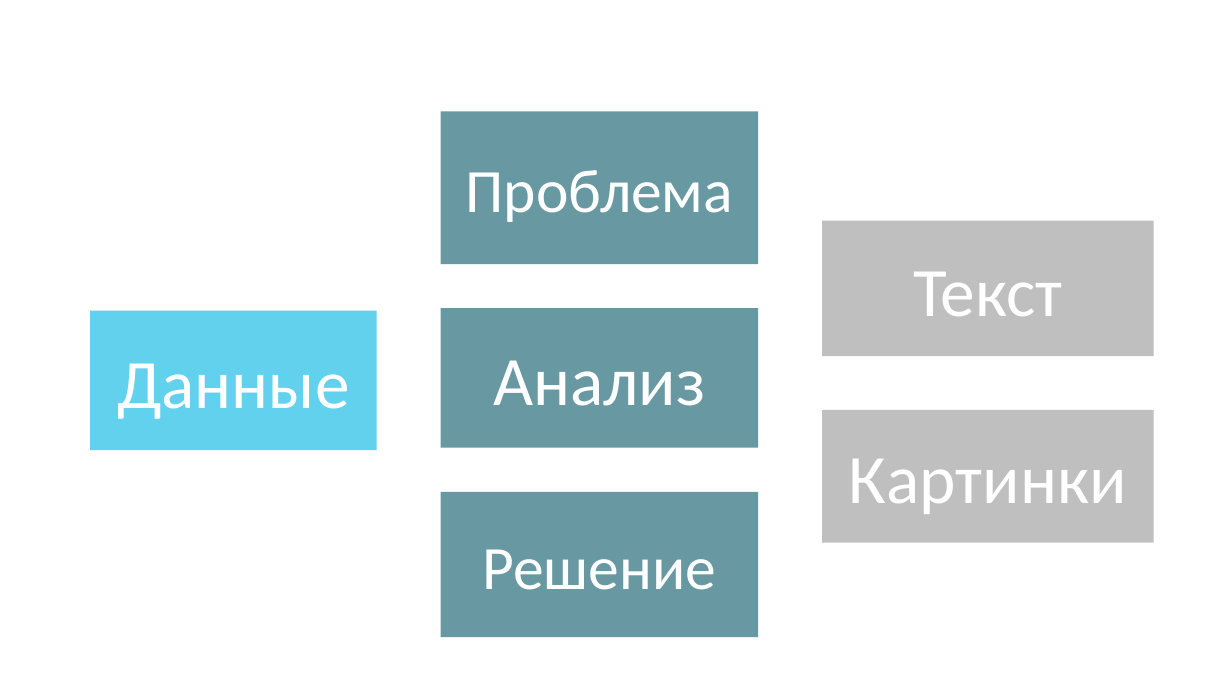
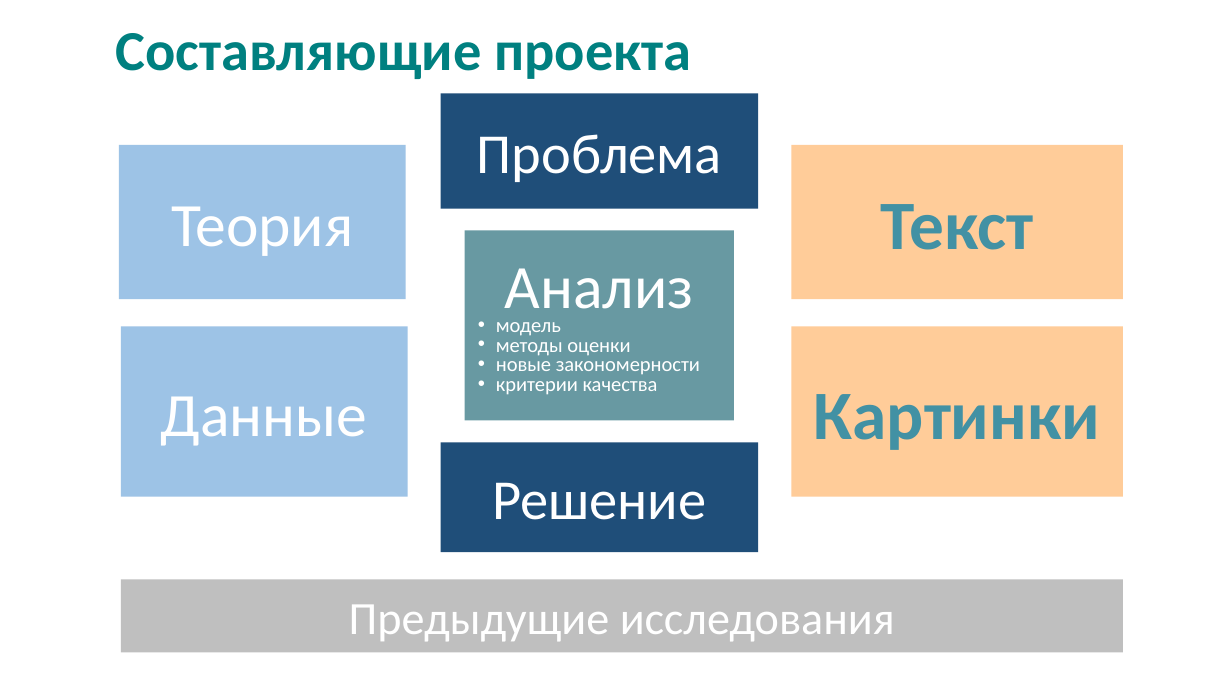
Before and after one commit to ru-corporate/teaching-2018, a slide deck: slide 8 of MRFS_course_outline.pptx (slide 3 before the commit). Drawn at 1232x693 pixels with LibreOffice and Linux fonts; fonts in the diff are those of the drawing. Boxes give left, top, right and bottom in pixels: in the first picture for what was removed or moved away, otherwise in the second. Text is boxed around its words. In the diff, an @@ line names an element or a change of style, - is before the commit and + after.

```diff
--- a/MRFS_course_outline.pptx
+++ b/MRFS_course_outline.pptx
@@ title added at bbox=[116, 33, 691, 79], 44 pt, text #008080, bold @@
+Составляющие проекта
@@ rectangle "Проблема": place and size @@
-rectangle "Проблема" at bbox=[441, 112, 759, 264]
+rectangle "Проблема" at bbox=[441, 93, 759, 209]
@@ rectangle "Проблема" at bbox=[441, 93, 759, 209]: size 48 to 44 pt; fill #6899A2 to #1F4E79 @@
@@ rectangle added at bbox=[119, 145, 406, 299], fill #9DC3E6, 48 pt, text #FFFFFF @@
+Теория
@@ rectangle "Текст": place and size @@
-rectangle "Текст" at bbox=[823, 221, 1154, 357]
+rectangle "Текст" at bbox=[791, 145, 1123, 299]
@@ rectangle "Текст" at bbox=[791, 145, 1123, 299]: text colour #FFFFFF to #4291A4, bold on; fill #BFBFBF to #FFCC99 @@
@@ rectangle "Анализ": place and size @@
-rectangle "Анализ" at bbox=[441, 309, 759, 448]
+rectangle "Анализ" at bbox=[465, 230, 735, 421]
@@ rectangle "Анализ" at bbox=[465, 230, 735, 421]: size 54 to 48 pt @@
@@ rectangle "Данные": place and size @@
-rectangle "Данные" at bbox=[90, 311, 376, 450]
+rectangle "Данные" at bbox=[121, 326, 408, 496]
@@ rectangle "Данные" at bbox=[121, 326, 408, 496]: size 54 to 48 pt; fill #61D1ED to #9DC3E6 @@
@@ text added at bbox=[496, 322, 700, 395], 16 pt, text #FFFFFF @@
+• модель
+• методы оценки
+• новые закономерности
+• критерии качества
@@ rectangle "Картинки" at bbox=[791, 326, 1123, 496]: text colour #FFFFFF to #4291A4, bold on; fill #BFBFBF to #FFCC99 @@
@@ rectangle "Картинки": place and size @@
-rectangle "Картинки" at bbox=[823, 410, 1154, 543]
+rectangle "Картинки" at bbox=[791, 326, 1123, 496]
@@ rectangle "Решение" at bbox=[441, 443, 759, 553]: size 48 to 44 pt; fill #6899A2 to #1F4E79 @@
@@ rectangle "Решение": place and size @@
-rectangle "Решение" at bbox=[441, 492, 759, 637]
+rectangle "Решение" at bbox=[441, 443, 759, 553]
@@ rectangle added at bbox=[121, 579, 1124, 653], fill #BFBFBF, 36 pt, text #FFFFFF @@
+Предыдущие исследования
```
Also in this commit, not shown: 6 other slides changed, 8 slides added, 2 slides removed.
